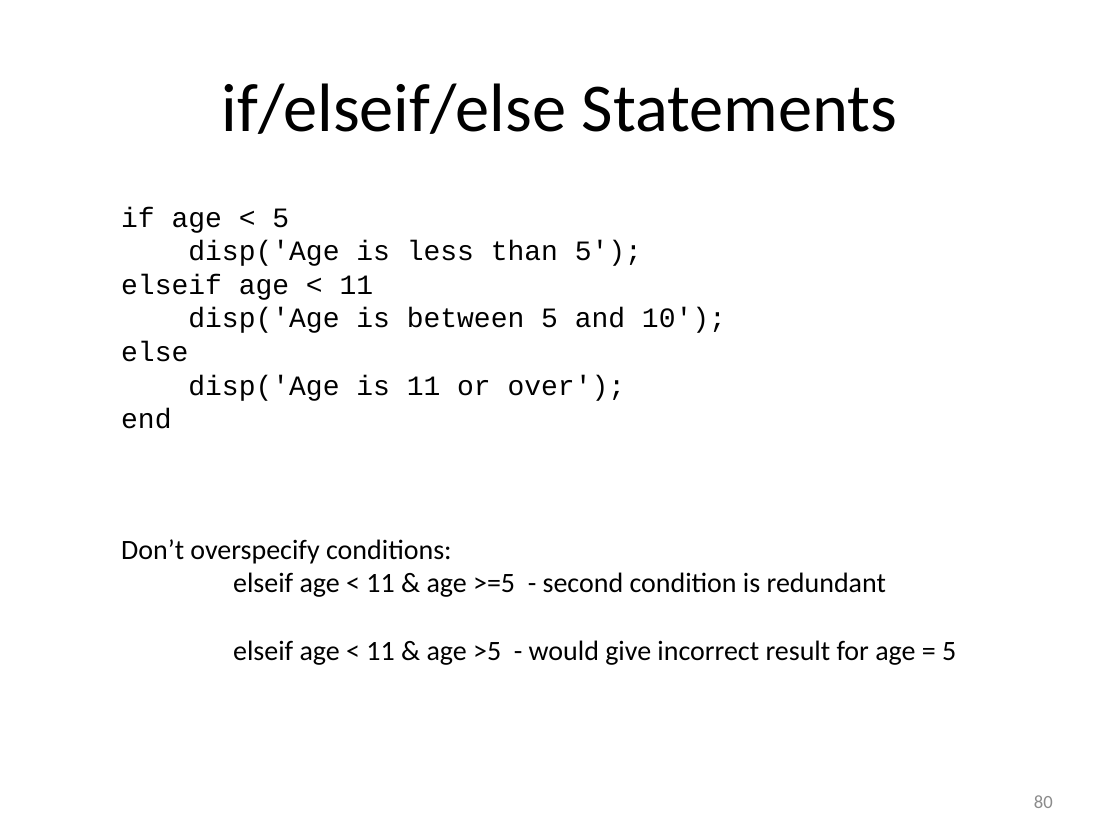
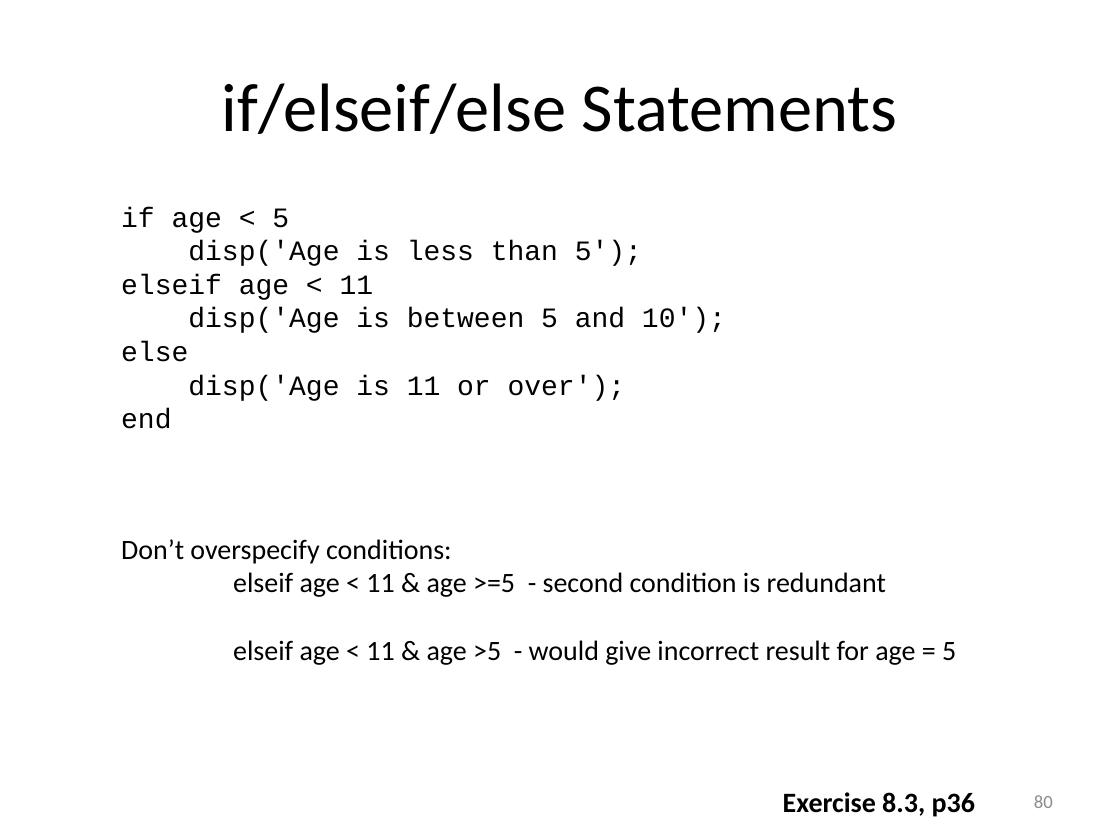
Before and after one commit to louisepb/MatlabBasicCourse, a slide deck: slide 80 of Introduction to MATLAB for Engineers.pptx. Drawn at 1120x840 pixels with LibreOffice and Linux fonts; fonts in the diff are those of the drawing. Boxes give left, top, right and bottom in pixels: in the first picture for what was removed or moved away, otherwise in the second. Text is boxed around its words. In the diff, an @@ line names an element or a change of style, - is before the commit and + after.

Commit message:
Added exercise refs to slides

```diff
--- a/Introduction to MATLAB for Engineers.pptx
+++ b/Introduction to MATLAB for Engineers.pptx
@@ text added at (783,792,975,817), 18 pt, text #000000, bold @@
+Exercise 8.3, p36
```
Also in this commit, not shown: 19 other slides changed, 2 slides removed.
